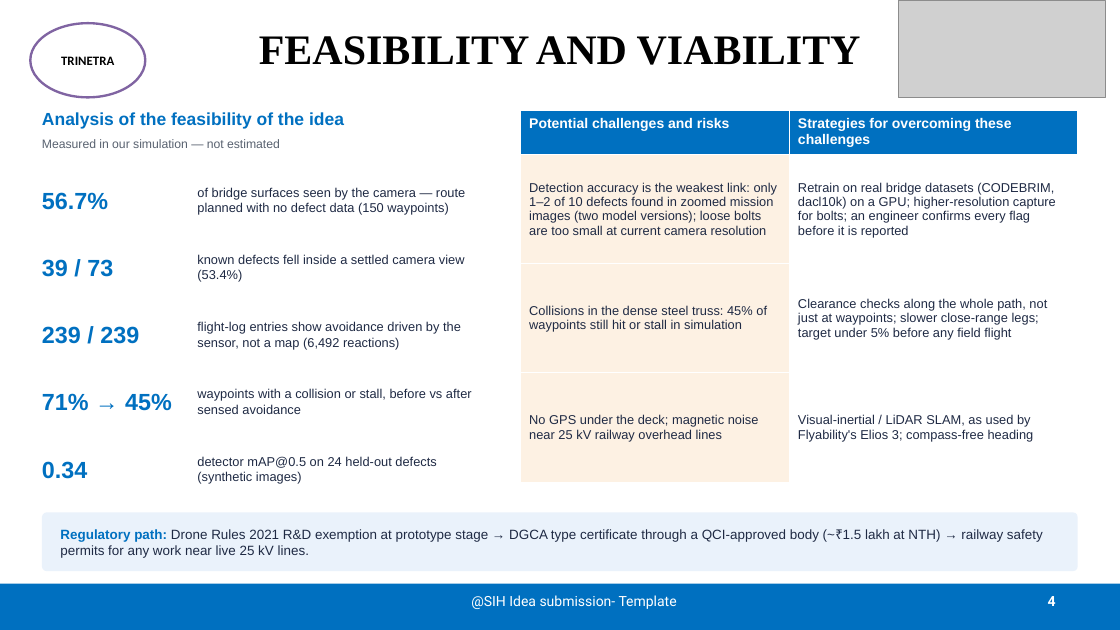
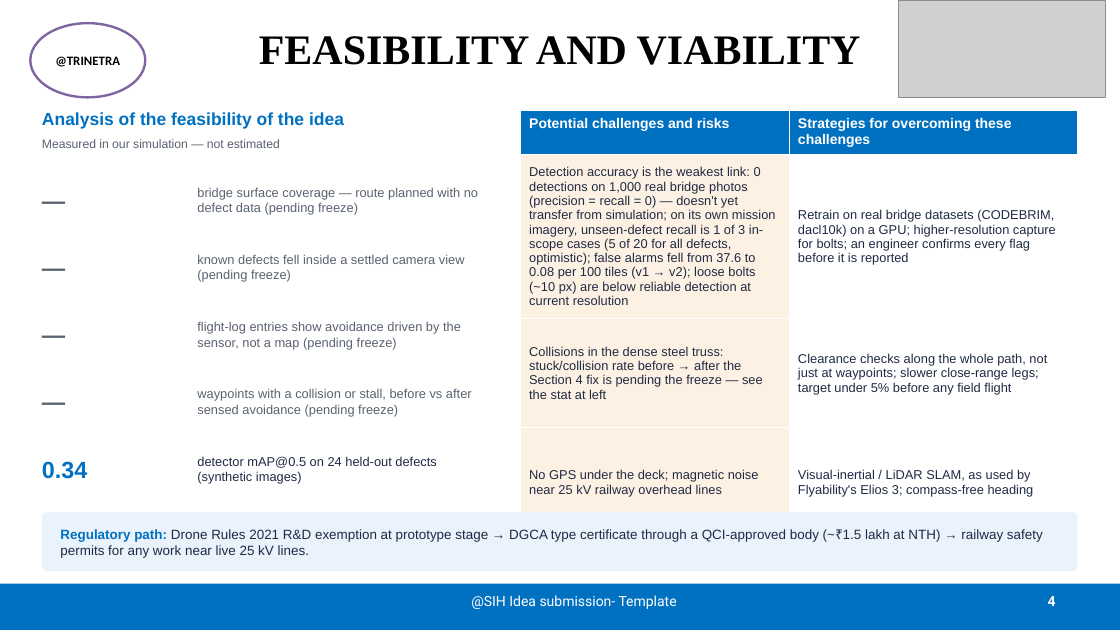
Before and after one commit to princepatel51204-dot/SIH_AVIAN_FINAL, a slide deck: slide 4 of SIH_AVIAN_FINAL/deck/SIH26201_AVIAN_Idea.pptx. Drawn at 1120x630 pixels with LibreOffice and Linux fonts; fonts in the diff are those of the drawing; grey boxes stand for pictures. Boxes give left, top, right and bottom in pixels: in the first picture for what was removed or moved away, otherwise in the second. Text is boxed around its words. In the diff, an @@ line names an element or a change of style, - is before the commit and + after.

```diff
--- a/SIH_AVIAN_FINAL/deck/SIH26201_AVIAN_Idea.pptx
+++ b/SIH_AVIAN_FINAL/deck/SIH26201_AVIAN_Idea.pptx
@@ text in ellipse at [55,56,120,67]: text changed @@
-TRINETRA
+@TRINETRA
@@ table at [521,111,1078,501] @@
-row 2, column 1: Detection accuracy is the weakest link: only 1–2 of 10 defects found in zoomed mission images (two model versions); loose bolts are too small at current camera resolution
+row 2, column 1: Detection accuracy is the weakest link: 0 detections on 1,000 real bridge photos (precision = recall = 0) — doesn't yet transfer from simulation; on its own mission imagery, unseen-defect recall is 1 of 3 in-scope cases (5 of 20 for all defects, optimistic); false alarms fell from 37.6 to 0.08 per 100 tiles (v1 → v2); loose bolts (~10 px) are below reliable detection at current resolution
-row 3, column 1: Collisions in the dense steel truss: 45% of waypoints still hit or stall in simulation
+row 3, column 1: Collisions in the dense steel truss: stuck/collision rate before → after the Section 4 fix is pending the freeze — see the stat at left
@@ text at [42,192,108,210]: text changed; text colour #0070C0 to #596270 @@
-56.7%
+—
@@ text at [197,187,478,215]: text changed; text colour #1F2A44 to #596270 @@
-of bridge surfaces seen by the camera — route planned with no defect data (150 waypoints)
+bridge surface coverage — route planned with no defect data (pending freeze)
@@ text at [42,259,113,277]: text changed; text colour #0070C0 to #596270 @@
-39 / 73
+—
@@ text at [197,254,465,282]: text changed; text colour #1F2A44 to #596270 @@
-known defects fell inside a settled camera view (53.4%)
+known defects fell inside a settled camera view (pending freeze)
@@ text at [42,326,139,344]: text changed; text colour #0070C0 to #596270 @@
-239 / 239
+—
@@ text at [197,321,461,350]: text changed; text colour #1F2A44 to #596270 @@
-flight-log entries show avoidance driven by the sensor, not a map (6,492 reactions)
+flight-log entries show avoidance driven by the sensor, not a map (pending freeze)
@@ text at [197,388,472,417]: text changed; text colour #1F2A44 to #596270 @@
-waypoints with a collision or stall, before vs after sensed avoidance
+waypoints with a collision or stall, before vs after sensed avoidance (pending freeze)
@@ text at [42,393,172,411]: text changed; text colour #0070C0 to #596270 @@
-71% → 45%
+—
```
Also in this commit, not shown: 4 other slides changed, 3 other files.
